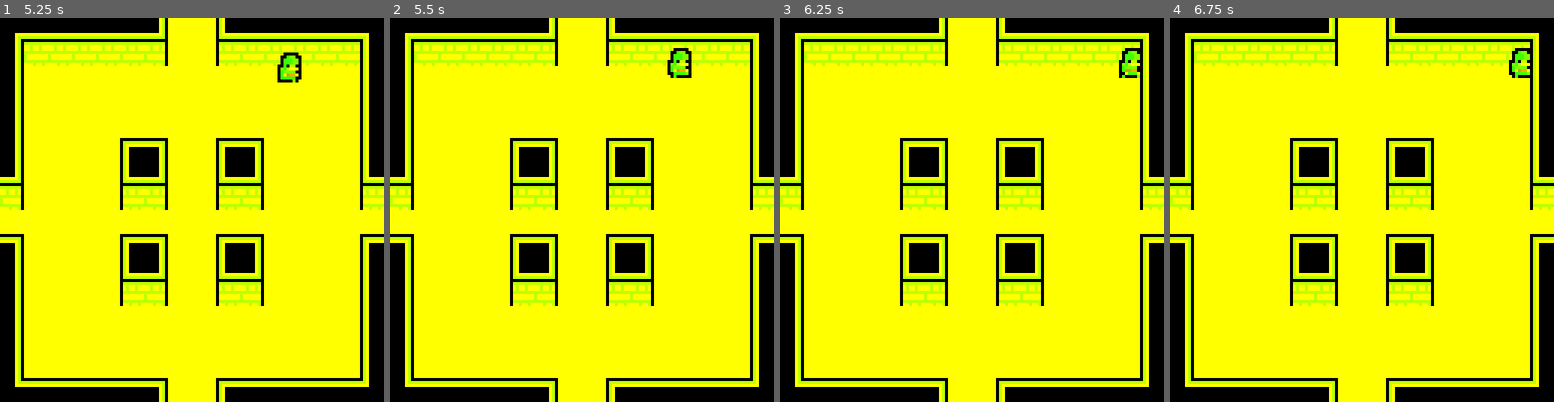
Above: before the commit, frames 1-4 (left to right).
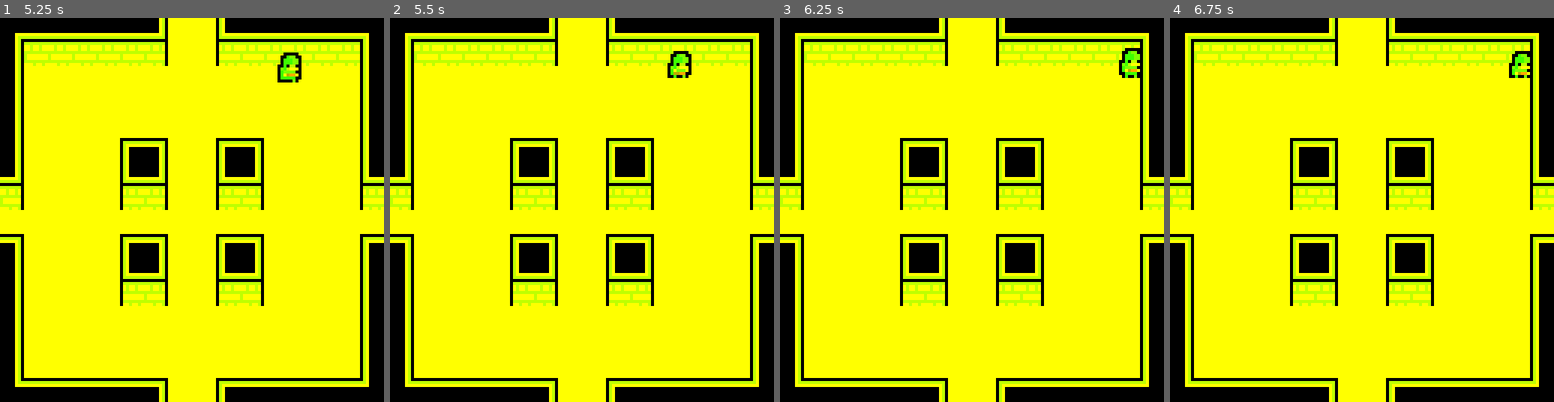
Above: after the commit, the same moments.

Repository: paperweights/loot
Game: Godot game, scene res://scenes/test/tilemap_test.tscn
Two runs of this game, one before a commit and one after it. Both use one fixed random seed, a clock stepped at 60 frames per second and the inputs below. This scene is started directly instead of the project's main scene.
Inputs:
- Up to frame 1 (5.25 s): hold Up (ui_up) 0.53-2.03 s; hold Left (ui_left) 2.03-3.53 s; tap Enter at 2.75 s; tap Space at 3.5 s; hold Down (ui_down) 3.53-4.28 s; hold Right (ui_right) 4.28-5.03 s; hold Up (ui_up) from 5.03 s (still down)
- Up to frame 2 (5.5 s): keep holding Up (ui_up)
- Up to frame 3 (6.25 s): tap Enter at 5.75 s; release Up (ui_up) at 5.78 s; hold Right (ui_right) from 5.78 s (still down)
- Up to frame 4 (6.75 s): keep holding Right (ui_right)

Frame 1 is identical in both runs. In frame 2, 0.3% of the frame differs, in the area x 72-79%, y 7-16%; in frame 3, less than 0.1%; in frame 4, 0.3%.

Commit message:
Fixed player animation when moving into a wall

Diff:
--- a/actors/player/player.gd
+++ b/actors/player/player.gd
@@ -12,7 +12,11 @@
 	if input != Vector2():
 		var velocity = input * speed
 		velocity = move_and_slide(velocity)
-		emit_signal("moved", velocity)
+		# Update animation based on velocity.
+		if velocity == Vector2():
+			emit_signal("idled")
+		else:
+			emit_signal("moved", velocity)
 	else:
 		emit_signal("idled")
 	return
--- /dev/null
+++ b/scenes/test/player_test.tscn
@@ -0,0 +1,12 @@
+[gd_scene load_steps=3 format=2]
+
+[ext_resource path="res://actors/player/player.tscn" type="PackedScene" id=1]
+[ext_resource path="res://prefabs/tilemap.tscn" type="PackedScene" id=2]
+
+[node name="level" type="Node2D"]
+
+[node name="Tops" parent="." instance=ExtResource( 2 )]
+tile_data = PoolIntArray( 458762, 0, 131074, 458763, 0, 131076, 524298, 0, 262146, 524299, 0, 262148 )
+
+[node name="Player" parent="." instance=ExtResource( 1 )]
+position = Vector2( 64, 64 )
